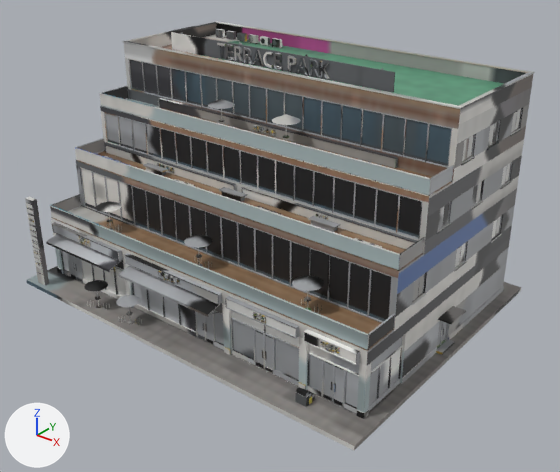
Renders of the FBX model cs2_ilsan/CS2Assets/IlsanTerracePark02/IlsanTerracePark02_LOD1.fbx from each side of a commit.
Both versions are drawn from a 50 mm lens placed at (34.7, -42.3, 30.7), pointed at (1.7, -1.1, 5.2). Arrows for +X, +Y and +Z are at lower left; the lights stay in place. The first picture is the older version. Where no turn or scale is listed for an object, it has been applied to the vertices.

Objects in the first picture: 'IlsanTerracePark02_LOD1'.
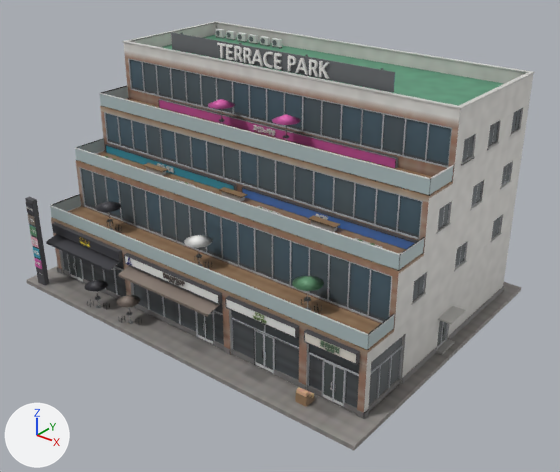
Location of each change, [x1, y1, x2, y2] in pixels of the pictures (560 x 472 px; the box of a moved part takes in the faces that stretch with it):
part 1 of me_ilsanterracepark02_lod1, moved or reshaped
    before: [30, 208, 264, 322]
    after: [32, 210, 267, 322]
part 2 of me_ilsanterracepark02_lod1, reshaped
    before: [157, 43, 328, 220]
    after: [159, 48, 328, 219]
part 3 of me_ilsanterracepark02_lod1, reshaped
    before: [320, 340, 338, 353]
    after: [322, 342, 334, 351]
part 4 of me_ilsanterracepark02_lod1, surface changed
    both: [25, 21, 535, 451]

Patch to the scene script:
```diff
--- a/cs2_ilsan/CS2Assets/IlsanTerracePark02/IlsanTerracePark02_LOD1.fbx.py
+++ b/cs2_ilsan/CS2Assets/IlsanTerracePark02/IlsanTerracePark02_LOD1.fbx.py
@@ me_ilsanterracepark02_lod1 @@
 # used by ob_ilsanterracepark02_lod1; location = (0.0, 0.0, 0.0)
-me_ilsanterracepark02_lod1.from_pydata(...)  # 20822 vertices, 32545 faces; spans x -16.0..16.0, y -11.9..11.9, z -0.3..18.8
+me_ilsanterracepark02_lod1.from_pydata(...)  # 21332 vertices, 33292 faces; spans x -16.0..16.0, y -11.9..11.9, z -0.3..18.8
+# me_ilsanterracepark02_lod1 part 1: 530 vertices moved within x -14.8..7.5, y -11.7..-9.8, z 1.0..6.7; 1665 vertices removed from x -14.8..7.6, y -11.7..-9.8, z 1.0..6.7; 2665 vertices added at x -14.2..7.6, y -11.6..-9.8, z 2.7..4.6
+# me_ilsanterracepark02_lod1 part 2: 52 vertices moved within x -8.1..7.9, y -3.8..0.1, z 9.1..18.4; 578 vertices removed from x -8.3..7.9, y -3.8..0.1, z 9.1..18.6; 3 vertices added at x -7.2..-6.8, y -3.8..-3.7, z 9.2..9.3
+# me_ilsanterracepark02_lod1 part 3: 48 vertices moved within x 12.1..13.1, y -9.9..-9.8, z 4.1..4.5; 133 vertices removed from x 11.9..13.2, y -9.9..-9.8, z 4.1..4.6
+# me_ilsanterracepark02_lod1 part 4: 21448 kept faces spanning x -16.0..16.0, y -11.9..11.9, z -0.3..18.8 get new texture (UV) coordinates
+# other edits to the shape of me_ilsanterracepark02_lod1 do not show in these pictures
 me_ilsanterracepark02_lod1.materials.append(mat_ilsanterracepark02)
```
